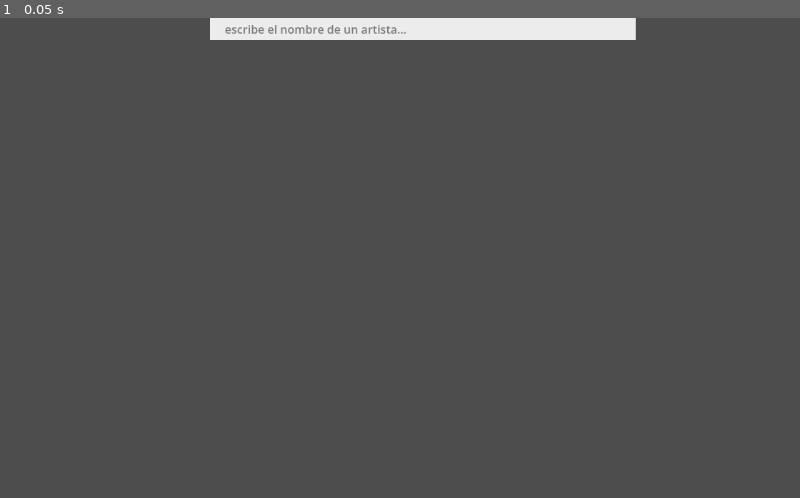
Above: before the commit, frame 1.
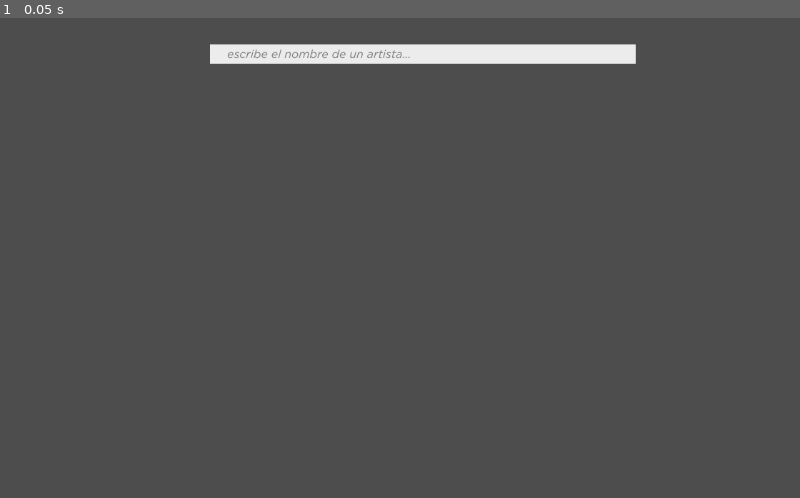
Above: after the commit, the same moment.

Repository: tobiaseugenio/SPOTLE-flores-lesertesseur-tedesco
Game: Godot game, scene res://scenes/spotle.tscn
The game is run twice, just before and just after one commit, with the same random seed, the same clock (stepped at 60 frames per second) and the same inputs. This scene is started directly instead of the project's main scene.
Inputs:
- Up to frame 1 (0.05 s): no input

The runs differ from the first frame. In frame 1, 4.7% of the frame differs, in the area x 26-80%, y 0-10%.

Commit message:
agregando carteles de perder / ganar/ ya intentaste para el spotle

Diff:
--- /dev/null
+++ b/scenes/ganasteCartel.tscn
@@ -0,0 +1,48 @@
+[gd_scene format=3 uid="uid://c5ye571v6r5vy"]
+
+[ext_resource type="FontFile" uid="uid://c8heljnb767l7" path="res://ui/fonts/Gotham-Bold.otf" id="1_46luf"]
+
+[sub_resource type="StyleBoxFlat" id="StyleBoxFlat_fnr0b"]
+bg_color = Color(0.11764706, 0.84313726, 0.3764706, 1)
+
+[node name="ganasteCartel" type="Control" unique_id=1868593379]
+layout_mode = 3
+anchors_preset = 15
+anchor_right = 1.0
+anchor_bottom = 1.0
+grow_horizontal = 2
+grow_vertical = 2
+
+[node name="Panel" type="Panel" parent="." unique_id=226106615]
+layout_mode = 1
+anchors_preset = 8
+anchor_left = 0.5
+anchor_top = 0.5
+anchor_right = 0.5
+anchor_bottom = 0.5
+offset_left = -153.5
+offset_top = -98.0
+offset_right = 153.5
+offset_bottom = 98.0
+grow_horizontal = 2
+grow_vertical = 2
+theme_override_styles/panel = SubResource("StyleBoxFlat_fnr0b")
+
+[node name="Label" type="Label" parent="." unique_id=1843664537]
+layout_mode = 1
+anchors_preset = 8
+anchor_left = 0.5
+anchor_top = 0.5
+anchor_right = 0.5
+anchor_bottom = 0.5
+offset_left = -149.0
+offset_top = -11.5
+offset_right = 152.0
+offset_bottom = 11.5
+grow_horizontal = 2
+grow_vertical = 2
+theme_override_colors/font_color = Color(0, 0, 0, 1)
+theme_override_fonts/font = ExtResource("1_46luf")
+text = "Felicidades, ganaste!!"
+horizontal_alignment = 1
+vertical_alignment = 1
--- /dev/null
+++ b/scenes/perdisteCartel.tscn
@@ -0,0 +1,48 @@
+[gd_scene format=3 uid="uid://fokhqbwh2k8u"]
+
+[ext_resource type="FontFile" uid="uid://c8heljnb767l7" path="res://ui/fonts/Gotham-Bold.otf" id="1_vv1l2"]
+
+[sub_resource type="StyleBoxFlat" id="StyleBoxFlat_cyhrs"]
+bg_color = Color(0.11764706, 0.84313726, 0.3764706, 1)
+
+[node name="perdisteCartel" type="Control" unique_id=725645899]
+layout_mode = 3
+anchors_preset = 15
+anchor_right = 1.0
+anchor_bottom = 1.0
+grow_horizontal = 2
+grow_vertical = 2
+
+[node name="Panel" type="Panel" parent="." unique_id=1671930379]
+layout_mode = 1
+anchors_preset = 8
+anchor_left = 0.5
+anchor_top = 0.5
+anchor_right = 0.5
+anchor_bottom = 0.5
+offset_left = -153.5
+offset_top = -98.0
+offset_right = 153.5
+offset_bottom = 98.0
+grow_horizontal = 2
+grow_vertical = 2
+theme_override_styles/panel = SubResource("StyleBoxFlat_cyhrs")
+
+[node name="Label" type="Label" parent="." unique_id=530502397]
+layout_mode = 1
+anchors_preset = 8
+anchor_left = 0.5
+anchor_top = 0.5
+anchor_right = 0.5
+anchor_bottom = 0.5
+offset_left = -149.0
+offset_top = -11.5
+offset_right = 152.0
+offset_bottom = 11.5
+grow_horizontal = 2
+grow_vertical = 2
+theme_override_colors/font_color = Color(0, 0, 0, 1)
+theme_override_fonts/font = ExtResource("1_vv1l2")
+text = "ups perdiste :("
+horizontal_alignment = 1
+vertical_alignment = 1
--- a/scenes/spotle.tscn
+++ b/scenes/spotle.tscn
@@ -1,15 +1,23 @@
 [gd_scene format=3 uid="uid://nfauilhr6gj7"]
 
 [ext_resource type="Script" uid="uid://bwph03ugcg4t8" path="res://scripts/spotle.gd" id="1_f0h64"]
+[ext_resource type="FontFile" uid="uid://b4klqjvounqv6" path="res://ui/fonts/Gotham-BookItalic.otf" id="2_xro1t"]
+[ext_resource type="FontFile" uid="uid://c8heljnb767l7" path="res://ui/fonts/Gotham-Bold.otf" id="3_tu6e5"]
+[ext_resource type="PackedScene" uid="uid://c5ye571v6r5vy" path="res://scenes/ganasteCartel.tscn" id="4_tu6e5"]
+[ext_resource type="PackedScene" uid="uid://fokhqbwh2k8u" path="res://scenes/perdisteCartel.tscn" id="5_gakhy"]
 
 [sub_resource type="StyleBoxFlat" id="StyleBoxFlat_cr3o2"]
 bg_color = Color(0.92535293, 0.9253528, 0.9253529, 1)
+
+[sub_resource type="StyleBoxFlat" id="StyleBoxFlat_f0h64"]
+bg_color = Color(0.11764706, 0.84313726, 0.3764706, 1)
 
 [node name="spotle" type="Control" unique_id=527811068]
 layout_mode = 3
 anchors_preset = 15
 anchor_right = 1.0
 anchor_bottom = 1.0
+offset_top = 10.0
 grow_horizontal = 2
 grow_vertical = 2
 script = ExtResource("1_f0h64")
@@ -26,6 +34,10 @@
 grow_vertical = 2
 alignment = 1
 
+[node name="labelIntentos" type="Label" parent="VBoxContainer" unique_id=449950242]
+layout_mode = 2
+horizontal_alignment = 2
+
 [node name="LineEdit" type="LineEdit" parent="VBoxContainer" unique_id=665239928]
 layout_mode = 2
 size_flags_stretch_ratio = 0.0
@@ -33,6 +45,7 @@
 theme_override_colors/font_selected_color = Color(0.18359044, 0.18359044, 0.18359044, 1)
 theme_override_colors/font_placeholder_color = Color(0.1943489, 0.19434947, 0.19434908, 0.6)
 theme_override_colors/selection_color = Color(0.23753911, 0.23753914, 0.23753908, 1)
+theme_override_fonts/font = ExtResource("2_xro1t")
 theme_override_styles/normal = SubResource("StyleBoxFlat_cr3o2")
 placeholder_text = "     escribe el nombre de un artista..."
 
@@ -54,5 +67,31 @@
 size_flags_horizontal = 3
 theme_override_constants/separation = 15
 
+[node name="intentado" type="Label" parent="." unique_id=248437001]
+layout_mode = 1
+anchors_preset = 8
+anchor_left = 0.5
+anchor_top = 0.5
+anchor_right = 0.5
+anchor_bottom = 0.5
+offset_left = -184.0
+offset_top = -21.0
+offset_right = 184.0
+offset_bottom = 21.0
+grow_horizontal = 2
+grow_vertical = 2
+theme_override_colors/font_color = Color(0.0035191667, 0.0035191681, 0.0035191672, 1)
+theme_override_fonts/font = ExtResource("3_tu6e5")
+theme_override_styles/normal = SubResource("StyleBoxFlat_f0h64")
+text = "ya intentaste ese artista, probá con otro!"
+horizontal_alignment = 1
+vertical_alignment = 1
+
+[node name="ganasteCartel" parent="." unique_id=1868593379 instance=ExtResource("4_tu6e5")]
+layout_mode = 1
+
+[node name="perdisteCartel" parent="." unique_id=725645899 instance=ExtResource("5_gakhy")]
+layout_mode = 1
+
 [connection signal="text_changed" from="VBoxContainer/LineEdit" to="." method="_on_line_edit_text_changed"]
 [connection signal="item_selected" from="VBoxContainer/ItemList" to="." method="_on_item_list_item_selected"]
--- a/scripts/cuadrado_info.gd
+++ b/scripts/cuadrado_info.gd
@@ -6,16 +6,16 @@
 const COLOR_VERDE = Color("3b823e")
 const COLOR_AMARILLO = Color("bda12c")
 const COLOR_GRIS = Color("303030")
-var nuevoEstilo = get_theme_stylebox("panel").duplicate()
+var nuevoEstilo: StyleBoxFlat
+
+func _ready():
+	nuevoEstilo = get_theme_stylebox("panel").duplicate()
 
 func estuvoCerca() -> void:
 	nuevoEstilo.bg_color = COLOR_AMARILLO
 
 func incorrecto() -> void:
 	nuevoEstilo.bg_color = COLOR_GRIS
-
-func artistaAcertado() -> void:
-	nuevoEstilo.bg_color = COLOR_VERDE
 
 func configurar(categoria: String, intento, correcto):
 	labelCategoria.text = categoria.to_upper()
--- a/scripts/fila_intento.gd
+++ b/scripts/fila_intento.gd
@@ -10,20 +10,14 @@
 
 func compararDatos(artistaElegido: Dictionary, artistaSecreto: Dictionary):
 	labelNombre.text = artistaElegido["nombre"]
+
 	if artistaElegido["nombre"] == artistaSecreto["nombre"]:
-		cuadradoDebut.artistaAcertado()
-		cuadradoMiembros.artistaAcertado()
-		cuadradoPopularidad.artistaAcertado()
-		cuadradoPais.artistaAcertado()
-		cuadradoGender.artistaAcertado()
-		cuadradoGenre.artistaAcertado()
-		return
+		artistaSecreto = artistaElegido
 
 	cuadradoDebut.configurar("Debut", artistaElegido["debut"], artistaSecreto["debut"])
 	cuadradoPopularidad.configurar("Popularidad", artistaElegido["popularidad"], artistaSecreto["popularidad"])
 	cuadradoPais.configurar("Pais", artistaElegido["pais"], artistaSecreto["pais"])
 	cuadradoMiembros.configurar("Miembros", artistaElegido["miembros"], artistaSecreto["miembros"])
-	cuadradoGender.configurar("Gender", artistaElegido["genero"], artistaSecreto["genero"])
 
 	#pasarlo a string para q no vuelva num d array
 	var strGenderE = Artistas.Genero.keys()[artistaElegido["genero"]].capitalize()
--- a/scripts/spotle.gd
+++ b/scripts/spotle.gd
@@ -7,10 +7,14 @@
 var escenaFila = preload("res://scenes/fila_intento.tscn")
 var artistaSecreto: Dictionary
 var intentos = 0
+var artistasIntentados: Array = []
 
 func _ready():
 	artistaSecreto = SelectorArtista.elegirArtista()
 	lista.hide()
+	$intentado.hide()
+	$ganasteCartel.hide()
+	$perdisteCartel.hide()
 
 func _on_line_edit_text_changed(nuevoTexto: String):
 	lista.clear()
@@ -34,8 +38,19 @@
 func _on_item_list_item_selected(index: int) -> void:
 	var nombre = lista.get_item_text(index)
 
-	if intentos >= 10: return
+	if nombre == artistaSecreto["nombre"]:
+		$ganasteCartel.show()
+	elif intentos >= 10:
+		$perdisteCartel.show()
+
+	if nombre in artistasIntentados:
+		$intentado.show()
+		await get_tree().create_timer(3.0).timeout
+		$intentado.hide()
+		return
+	artistasIntentados.append(nombre)
 	intentos += 1
+	$VBoxContainer/labelIntentos.text = str(intentos) + " de 10 intentos"
 
 	var datosArtista = {}
 
